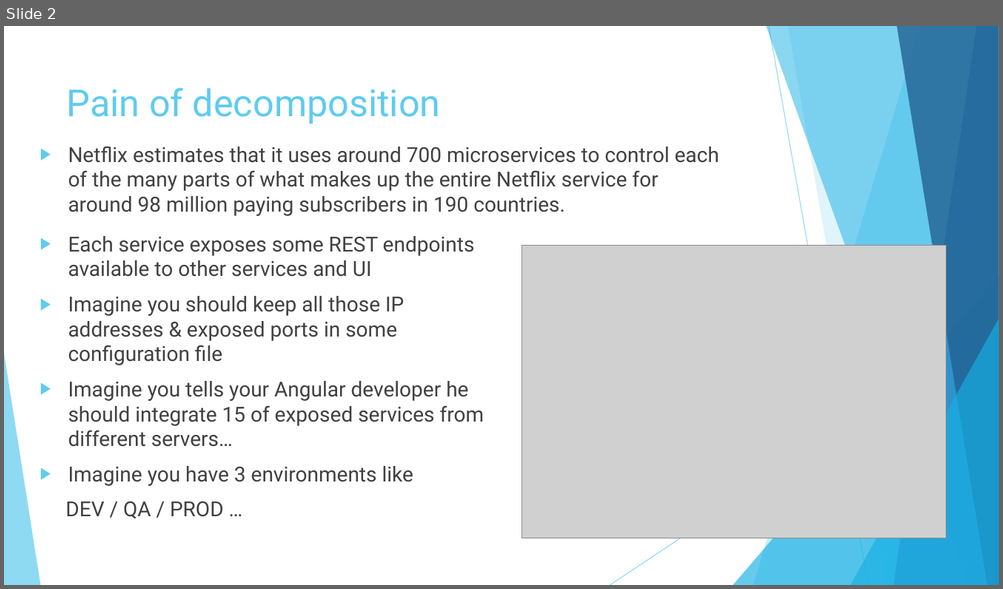
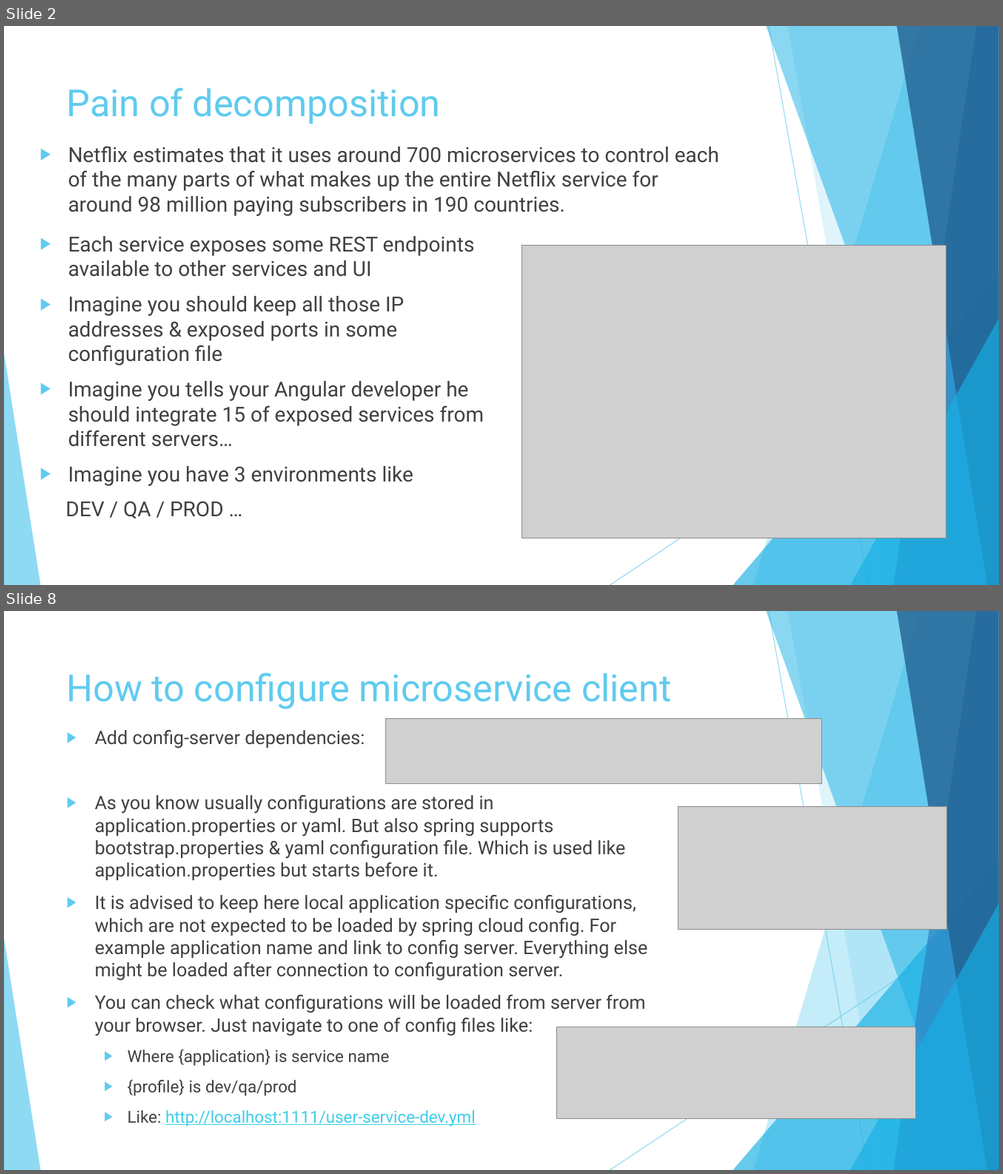
Before and after one commit to vlytsus/springboot-cloud-demo-one, a slide deck: docs/Introduction_To_Microservices_Part_3_microservice.pptx. Shown one above the other, each under a label of ours: slide 2 before the commit, slides 2 and 8 after it; the slides between them are not shown. The pictures are 1003x589 and 1003x1174 pixels, drawn with LibreOffice and Linux fonts; fonts in the diff are those of the drawing; grey boxes stand for pictures. Boxes give left, top, right and bottom in pixels: in the first picture for what was removed or moved away, otherwise in the second. Text is boxed around its words. In the diff, an @@ line names an element or a change of style, - is before the commit and + after.

```diff
--- a/docs/Introduction_To_Microservices_Part_3_microservice.pptx
+++ b/docs/Introduction_To_Microservices_Part_3_microservice.pptx
@@ slide 8 added at box(4, 611, 999, 1170), background #FFFFFF; not listed: 10 template elements that a slide beside it also shows @@
@@ title added at box(67, 672, 671, 709), 36 pt, text #5FCBEF @@
+How to configure microservice client
@@ picture added at box(386, 718, 822, 784) @@
@@ text added at box(95, 730, 648, 1127), 18 pt, text #404040 @@
+▶ Add config-server dependencies:
+▶ As you know usually configurations are stored in application.properties or yaml. But also spring supports bootstrap.properties & yaml configuration file. Which is used like application.properties but starts before it.
+▶ It is advised to keep here local application specific configurations, which are not expected to be loaded by spring cloud config. For example application name and link to config server. Everything else might be loaded after connection to configuration server.
+▶ You can check what configurations will be loaded from server from your browser. Just navigate to one of config files like:
+  ▶ Where {application} is service name
+  ▶ {profile} is dev/qa/prod
+  ▶ Like: http://localhost:1111/user-service-dev.yml
@@ picture added at box(678, 806, 946, 930) @@
@@ picture added at box(557, 1028, 916, 1119) @@
```
Also in this commit, not shown: 5 slides changed, 10 other slides added, 2 slides removed.
